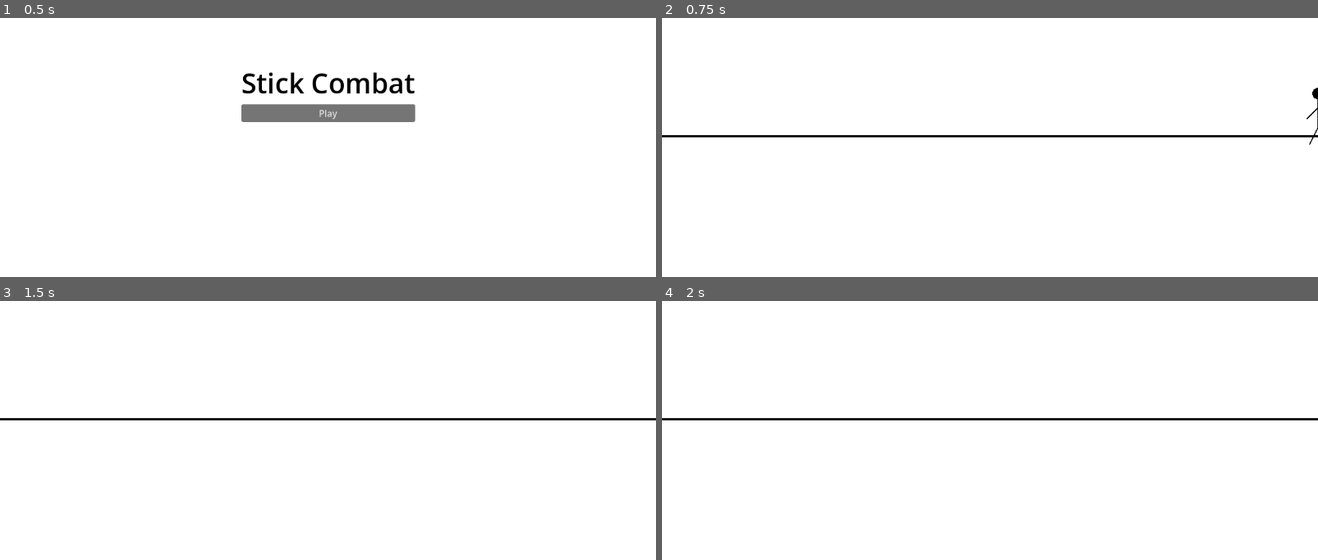
Above: before the commit, frames 1-4 (two rows, left to right).
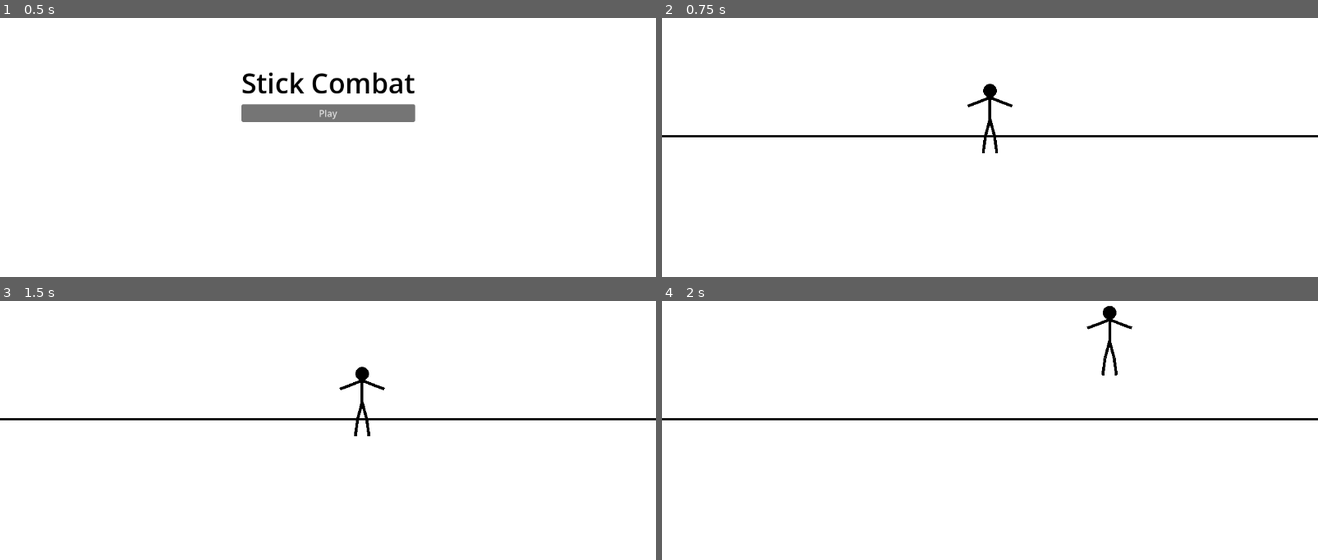
Above: after the commit, the same moments.

Repository: edwinstraub/stick-figure-combat
Game: Godot game, scene res://scenes/main_menu.tscn
Two runs of this game, one before a commit and one after it. Both use one fixed random seed, a clock stepped at 60 frames per second and the inputs below.
Inputs:
- Up to frame 1 (0.5 s): no input
- Up to frame 2 (0.75 s): click "Play" at 0.5 s
- Up to frame 3 (1.5 s): tap Enter at 1.25 s; hold Right (move_right) from 1.28 s (still down)
- Up to frame 4 (2 s): keep holding Right (move_right); tap Space (jump) at 1.52 s

Frame 1 is identical in both runs. In frame 2, 0.4% of the frame differs, in the area x 46-100%, y 25-53%; in frame 3, 0.3%; in frame 4, 0.4%.

Commit message:
Starting animation setup

Diff:
--- a/stick-figure-combat/scenes/game.tscn
+++ b/stick-figure-combat/scenes/game.tscn
@@ -14,8 +14,8 @@
 [node name="CollisionShape2D" type="CollisionShape2D" parent="Floor" unique_id=422663708]
 shape = SubResource("RectangleShape2D_yqjtg")
 
-[node name="Player" parent="Floor" unique_id=1776747874 instance=ExtResource("1_uwrxv")]
-position = Vector2(576, 0)
+[node name="Player" parent="." unique_id=1776747874 instance=ExtResource("1_uwrxv")]
+position = Vector2(576, 400)
 
 [node name="ColorRect" type="ColorRect" parent="Floor" unique_id=1954370818]
 offset_left = -600.0
--- a/stick-figure-combat/scenes/player.tscn
+++ b/stick-figure-combat/scenes/player.tscn
@@ -1,17 +1,89 @@
 [gd_scene format=3 uid="uid://dv110cjtdogkk"]
 
-[ext_resource type="Script" uid="uid://8uxoywugfidn" path="res://scripts/stick_figure.gd" id="1_3vyb7"]
 [ext_resource type="Script" uid="uid://dwj6yueso2iwk" path="res://scripts/player.gd" id="1_g2els"]
+[ext_resource type="Script" uid="uid://cpel8yl4q4uwk" path="res://scripts/stick_figure_renderer.gd" id="2_renderer"]
 
 [sub_resource type="CapsuleShape2D" id="CapsuleShape2D_u8vuu"]
 height = 60.0
 
-[node name="Player" type="CharacterBody2D" unique_id=1776747874]
+[node name="Player" type="CharacterBody2D" unique_id=1772179504]
 script = ExtResource("1_g2els")
 
-[node name="CollisionShape2D" type="CollisionShape2D" parent="." unique_id=2121631751]
-position = Vector2(0, -25)
+[node name="CollisionShape2D" type="CollisionShape2D" parent="." unique_id=787751169]
+position = Vector2(0, -10)
 shape = SubResource("CapsuleShape2D_u8vuu")
 
-[node name="StickFigure" type="Node2D" parent="." unique_id=254662588]
-script = ExtResource("1_3vyb7")
+[node name="StickFigure" type="Node2D" parent="." unique_id=1742746517]
+
+[node name="Skeleton2D" type="Skeleton2D" parent="StickFigure" unique_id=595090016]
+
+[node name="Hip" type="Bone2D" parent="StickFigure/Skeleton2D" unique_id=1003765979]
+position = Vector2(0, 0)
+rest = Transform2D(1, 0, 0, 1, 0, 0)
+
+[node name="Spine" type="Bone2D" parent="StickFigure/Skeleton2D/Hip" unique_id=928909174]
+position = Vector2(0, -35)
+rest = Transform2D(1, 0, 0, 1, 0, -35)
+
+[node name="Neck" type="Bone2D" parent="StickFigure/Skeleton2D/Hip/Spine" unique_id=1020366141]
+position = Vector2(0, -3)
+rest = Transform2D(1, 0, 0, 1, 0, -3)
+
+[node name="Head" type="Bone2D" parent="StickFigure/Skeleton2D/Hip/Spine/Neck" unique_id=1952128597]
+position = Vector2(0, -12)
+rest = Transform2D(1, 0, 0, 1, 0, -12)
+
+[node name="LeftUpperArm" type="Bone2D" parent="StickFigure/Skeleton2D/Hip/Spine/Neck" unique_id=1193047471]
+position = Vector2(0, 0)
+rest = Transform2D(1, 0, 0, 1, 0, 0)
+
+[node name="LeftForearm" type="Bone2D" parent="StickFigure/Skeleton2D/Hip/Spine/Neck/LeftUpperArm" unique_id=870334267]
+position = Vector2(-20, 8)
+rest = Transform2D(1, 0, 0, 1, -20, 8)
+
+[node name="LeftHand" type="Bone2D" parent="StickFigure/Skeleton2D/Hip/Spine/Neck/LeftUpperArm/LeftForearm" unique_id=887288422]
+position = Vector2(-19, 7)
+rest = Transform2D(1, 0, 0, 1, -19, 7)
+
+[node name="RightUpperArm" type="Bone2D" parent="StickFigure/Skeleton2D/Hip/Spine/Neck" unique_id=1523668326]
+position = Vector2(0, 0)
+rest = Transform2D(1, 0, 0, 1, 0, 0)
+
+[node name="RightForearm" type="Bone2D" parent="StickFigure/Skeleton2D/Hip/Spine/Neck/RightUpperArm" unique_id=2110004268]
+position = Vector2(20, 8)
+rest = Transform2D(1, 0, 0, 1, 20, 8)
+
+[node name="RightHand" type="Bone2D" parent="StickFigure/Skeleton2D/Hip/Spine/Neck/RightUpperArm/RightForearm" unique_id=1940237897]
+position = Vector2(19, 7)
+rest = Transform2D(1, 0, 0, 1, 19, 7)
+
+[node name="LeftThigh" type="Bone2D" parent="StickFigure/Skeleton2D/Hip" unique_id=512467816]
+position = Vector2(0, 0)
+rest = Transform2D(1, 0, 0, 1, 0, 0)
+
+[node name="LeftShin" type="Bone2D" parent="StickFigure/Skeleton2D/Hip/LeftThigh" unique_id=1612938328]
+position = Vector2(-8, 30)
+rest = Transform2D(1, 0, 0, 1, -8, 30)
+
+[node name="LeftFoot" type="Bone2D" parent="StickFigure/Skeleton2D/Hip/LeftThigh/LeftShin" unique_id=1297508041]
+position = Vector2(-4, 30)
+rest = Transform2D(1, 0, 0, 1, -4, 30)
+
+[node name="RightThigh" type="Bone2D" parent="StickFigure/Skeleton2D/Hip" unique_id=1988444303]
+position = Vector2(0, 0)
+rest = Transform2D(1, 0, 0, 1, 0, 0)
+
+[node name="RightShin" type="Bone2D" parent="StickFigure/Skeleton2D/Hip/RightThigh" unique_id=151186117]
+position = Vector2(8, 30)
+rest = Transform2D(1, 0, 0, 1, 8, 30)
+
+[node name="RightFoot" type="Bone2D" parent="StickFigure/Skeleton2D/Hip/RightThigh/RightShin" unique_id=2007988796]
+position = Vector2(4, 30)
+rest = Transform2D(1, 0, 0, 1, 4, 30)
+
+[node name="StickFigureRenderer" type="Node2D" parent="StickFigure" unique_id=1685418961]
+script = ExtResource("2_renderer")
+
+[node name="AnimationPlayer" type="AnimationPlayer" parent="StickFigure" unique_id=682247735]
+
+[node name="AnimationTree" type="AnimationTree" parent="StickFigure" unique_id=1456685244]
--- /dev/null
+++ b/stick-figure-combat/scripts/animation_setup.gd
@@ -0,0 +1,67 @@
+extends Node2D
+
+@onready var anim_player: AnimationPlayer = $AnimationPlayer
+@onready var anim_tree: AnimationTree = $AnimationTree
+
+func _ready():
+	_create_idle_animation()
+	_setup_animation_tree()
+	anim_tree.active = true
+
+# ---- IDLE (breathing) ----
+func _create_idle_animation():
+	var anim = Animation.new()
+	anim.length = 2.0
+	anim.loop_mode = Animation.LOOP_LINEAR
+
+	# Spine: subtle rotation for breathing
+	var t = anim.add_track(Animation.TYPE_VALUE)
+	anim.track_set_path(t, "Skeleton2D/Hip/Spine:rotation")
+	anim.track_insert_key(t, 0.0, 0.0)
+	anim.track_insert_key(t, 0.5, deg_to_rad(-1.5))
+	anim.track_insert_key(t, 1.0, 0.0)
+	anim.track_insert_key(t, 1.5, deg_to_rad(1.5))
+	anim.track_insert_key(t, 2.0, 0.0)
+
+	# Head: very slight counter-rotation
+	t = anim.add_track(Animation.TYPE_VALUE)
+	anim.track_set_path(t, "Skeleton2D/Hip/Spine/Neck/Head:rotation")
+	anim.track_insert_key(t, 0.0, 0.0)
+	anim.track_insert_key(t, 0.5, deg_to_rad(0.5))
+	anim.track_insert_key(t, 1.0, 0.0)
+	anim.track_insert_key(t, 1.5, deg_to_rad(-0.5))
+	anim.track_insert_key(t, 2.0, 0.0)
+
+	# Left arm: slight sway
+	t = anim.add_track(Animation.TYPE_VALUE)
+	anim.track_set_path(t, "Skeleton2D/Hip/Spine/Neck/LeftUpperArm:rotation")
+	anim.track_insert_key(t, 0.0, 0.0)
+	anim.track_insert_key(t, 1.0, deg_to_rad(2.0))
+	anim.track_insert_key(t, 2.0, 0.0)
+
+	# Right arm: slight sway (opposite phase)
+	t = anim.add_track(Animation.TYPE_VALUE)
+	anim.track_set_path(t, "Skeleton2D/Hip/Spine/Neck/RightUpperArm:rotation")
+	anim.track_insert_key(t, 0.0, 0.0)
+	anim.track_insert_key(t, 1.0, deg_to_rad(-2.0))
+	anim.track_insert_key(t, 2.0, 0.0)
+
+	var lib = AnimationLibrary.new()
+	lib.add_animation("Idle", anim)
+	anim_player.add_animation_library("", lib)
+
+# ---- ANIMATION TREE ----
+func _setup_animation_tree():
+	var state_machine = AnimationNodeStateMachine.new()
+
+	var idle_node = AnimationNodeAnimation.new()
+	idle_node.animation = "Idle"
+	state_machine.add_node("Idle", idle_node, Vector2(0, 0))
+
+	anim_tree.tree_root = state_machine
+	anim_tree.anim_player = anim_tree.get_path_to(anim_player)
+
+	await get_tree().process_frame
+	var playback = anim_tree.get("parameters/playback") as AnimationNodeStateMachinePlayback
+	if playback:
+		playback.travel("Idle")
--- a/stick-figure-combat/scripts/stick_figure.gd
+++ b/stick-figure-combat/scripts/stick_figure.gd
@@ -1,9 +1,99 @@
 extends Node2D
 
+var breath_time: float = 0.0
+@export var breath_speed: float = 2.0
+@export var breath_amount: float = 2.0
+
+# Line thickness and joint sizes
+var limb_width: float = 4.0
+var body_width: float = 5.0
+var joint_radius: float = 3.5
+var head_radius: float = 12.0
+
+# Colors
+var body_color: Color = Color.BLACK
+var joint_color: Color = Color.BLACK
+
+func _process(delta):
+	breath_time += delta
+	queue_redraw()
+
 func _draw():
-	draw_circle(Vector2(0, -60), 10, Color.BLACK)
-	draw_line(Vector2(0, -50), Vector2(0, 0), Color.BLACK, 2)
-	draw_line(Vector2(0, -35), Vector2(-20, -15), Color.BLACK, 2)
-	draw_line(Vector2(0, -35), Vector2(20, -15), Color.BLACK, 2)
-	draw_line(Vector2(0, 0), Vector2(-15, 30), Color.BLACK, 2)
-	draw_line(Vector2(0, 0), Vector2(15, 30), Color.BLACK, 2)
+	var b = sin(breath_time * breath_speed) * breath_amount
+
+	# --- Define points ---
+	# Head
+	var head = Vector2(0, -65 + b)
+
+	# Body
+	var neck = Vector2(0, -53 + b)
+	var shoulder = Vector2(0, -45 + b * 0.7)
+	var hip = Vector2(0, -5)
+
+	# Left arm
+	var l_shoulder = Vector2(-8, -43 + b * 0.7)
+	var l_elbow = Vector2(-22, -28 + b * 0.4)
+	var l_hand = Vector2(-20, -12 + b * 0.2)
+
+	# Right arm
+	var r_shoulder = Vector2(8, -43 + b * 0.7)
+	var r_elbow = Vector2(22, -28 + b * 0.4)
+	var r_hand = Vector2(20, -12 + b * 0.2)
+
+	# Left leg
+	var l_hip = Vector2(-6, -5)
+	var l_knee = Vector2(-14, 14)
+	var l_foot = Vector2(-16, 32)
+
+	# Right leg
+	var r_hip = Vector2(6, -5)
+	var r_knee = Vector2(14, 14)
+	var r_foot = Vector2(16, 32)
+
+	# --- Draw limbs (thick lines) ---
+	# Body
+	draw_line(neck, hip, body_color, body_width)
+
+	# Left arm
+	draw_line(l_shoulder, l_elbow, body_color, limb_width)
+	draw_line(l_elbow, l_hand, body_color, limb_width)
+
+	# Right arm
+	draw_line(r_shoulder, r_elbow, body_color, limb_width)
+	draw_line(r_elbow, r_hand, body_color, limb_width)
+
+	# Left leg
+	draw_line(l_hip, l_knee, body_color, limb_width)
+	draw_line(l_knee, l_foot, body_color, limb_width)
+
+	# Right leg
+	draw_line(r_hip, r_knee, body_color, limb_width)
+	draw_line(r_knee, r_foot, body_color, limb_width)
+
+	# --- Draw joints (circles) ---
+	# Shoulders
+	draw_circle(l_shoulder, joint_radius, joint_color)
+	draw_circle(r_shoulder, joint_radius, joint_color)
+
+	# Elbows
+	draw_circle(l_elbow, joint_radius, joint_color)
+	draw_circle(r_elbow, joint_radius, joint_color)
+
+	# Hands
+	draw_circle(l_hand, joint_radius, joint_color)
+	draw_circle(r_hand, joint_radius, joint_color)
+
+	# Hips
+	draw_circle(l_hip, joint_radius, joint_color)
+	draw_circle(r_hip, joint_radius, joint_color)
+
+	# Knees
+	draw_circle(l_knee, joint_radius, joint_color)
+	draw_circle(r_knee, joint_radius, joint_color)
+
+	# Feet
+	draw_circle(l_foot, joint_radius, joint_color)
+	draw_circle(r_foot, joint_radius, joint_color)
+
+	# --- Draw head (on top of everything) ---
+	draw_circle(head, head_radius, body_color)
--- /dev/null
+++ b/stick-figure-combat/scripts/stick_figure_renderer.gd
@@ -0,0 +1,85 @@
+extends Node2D
+
+@onready var skeleton: Skeleton2D = $"../Skeleton2D"
+
+# Bone references
+var head: Bone2D
+var neck: Bone2D
+var spine: Bone2D
+var hip: Bone2D
+var l_upper_arm: Bone2D
+var l_forearm: Bone2D
+var l_hand: Bone2D
+var r_upper_arm: Bone2D
+var r_forearm: Bone2D
+var r_hand: Bone2D
+var l_thigh: Bone2D
+var l_shin: Bone2D
+var l_foot: Bone2D
+var r_thigh: Bone2D
+var r_shin: Bone2D
+var r_foot: Bone2D
+
+# Visual style — uniform width, no joints
+var line_width: float = 5.0
+var head_radius: float = 12.0
+var body_color: Color = Color.BLACK
+
+func _ready():
+	head = skeleton.get_node("Hip/Spine/Neck/Head")
+	neck = skeleton.get_node("Hip/Spine/Neck")
+	spine = skeleton.get_node("Hip/Spine")
+	hip = skeleton.get_node("Hip")
+	l_upper_arm = skeleton.get_node("Hip/Spine/Neck/LeftUpperArm")
+	l_forearm = skeleton.get_node("Hip/Spine/Neck/LeftUpperArm/LeftForearm")
+	l_hand = skeleton.get_node("Hip/Spine/Neck/LeftUpperArm/LeftForearm/LeftHand")
+	r_upper_arm = skeleton.get_node("Hip/Spine/Neck/RightUpperArm")
+	r_forearm = skeleton.get_node("Hip/Spine/Neck/RightUpperArm/RightForearm")
+	r_hand = skeleton.get_node("Hip/Spine/Neck/RightUpperArm/RightForearm/RightHand")
+	l_thigh = skeleton.get_node("Hip/LeftThigh")
+	l_shin = skeleton.get_node("Hip/LeftThigh/LeftShin")
+	l_foot = skeleton.get_node("Hip/LeftThigh/LeftShin/LeftFoot")
+	r_thigh = skeleton.get_node("Hip/RightThigh")
+	r_shin = skeleton.get_node("Hip/RightThigh/RightShin")
+	r_foot = skeleton.get_node("Hip/RightThigh/RightShin/RightFoot")
+
+func _process(_delta):
+	queue_redraw()
+
+func _draw():
+	var p_head = to_local(head.global_position)
+	var p_neck = to_local(neck.global_position)
+	var p_spine = to_local(spine.global_position)
+	var p_hip = to_local(hip.global_position)
+	var p_l_forearm = to_local(l_forearm.global_position)
+	var p_l_hand = to_local(l_hand.global_position)
+	var p_r_forearm = to_local(r_forearm.global_position)
+	var p_r_hand = to_local(r_hand.global_position)
+	var p_l_thigh = to_local(l_thigh.global_position)
+	var p_l_shin = to_local(l_shin.global_position)
+	var p_l_foot = to_local(l_foot.global_position)
+	var p_r_thigh = to_local(r_thigh.global_position)
+	var p_r_shin = to_local(r_shin.global_position)
+	var p_r_foot = to_local(r_foot.global_position)
+
+	# Body (neck to hip)
+	draw_line(p_neck, p_hip, body_color, line_width)
+
+	# Left arm (from neck to elbow to hand)
+	draw_line(p_neck, p_l_forearm, body_color, line_width)
+	draw_line(p_l_forearm, p_l_hand, body_color, line_width)
+
+	# Right arm (from neck to elbow to hand)
+	draw_line(p_neck, p_r_forearm, body_color, line_width)
+	draw_line(p_r_forearm, p_r_hand, body_color, line_width)
+
+	# Left leg (from hip)
+	draw_line(p_hip, p_l_shin, body_color, line_width)
+	draw_line(p_l_shin, p_l_foot, body_color, line_width)
+
+	# Right leg (from hip)
+	draw_line(p_hip, p_r_shin, body_color, line_width)
+	draw_line(p_r_shin, p_r_foot, body_color, line_width)
+
+	# Head (on top)
+	draw_circle(p_head, head_radius, body_color)
Not shown, added: stick-figure-combat/scripts/animation_setup.gd.uid
Not shown, added: stick-figure-combat/scripts/stick_figure_renderer.gd.uid
Not shown, added: Cybend's OC.55eb3da3.stk
